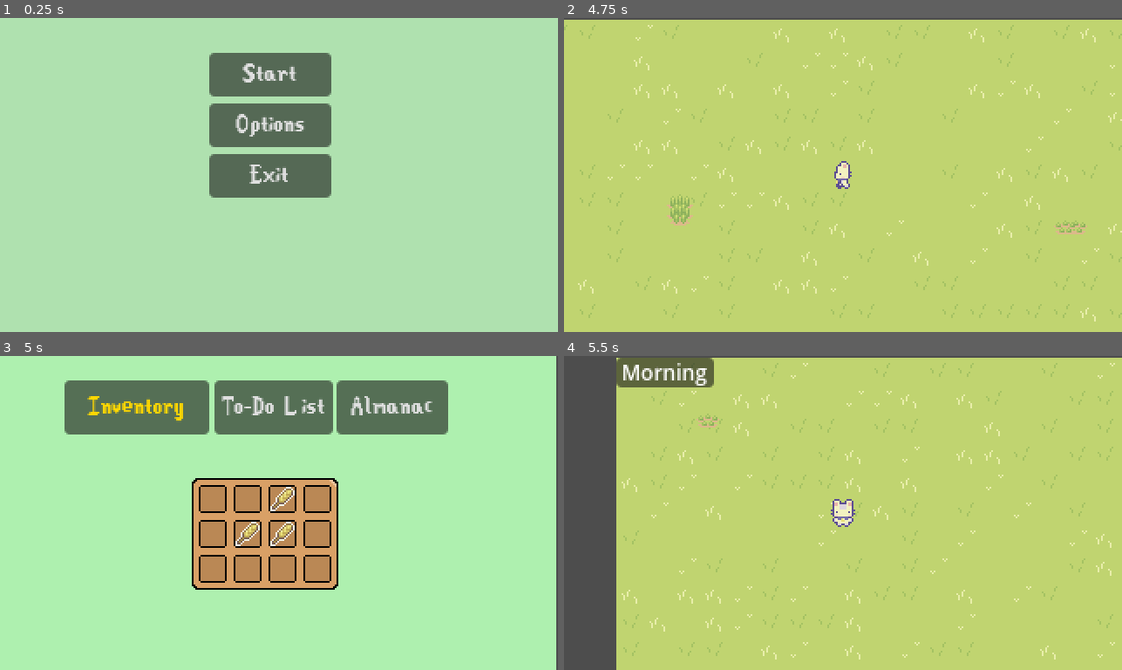
Above: before the commit, frames 1-4 (two rows, left to right).
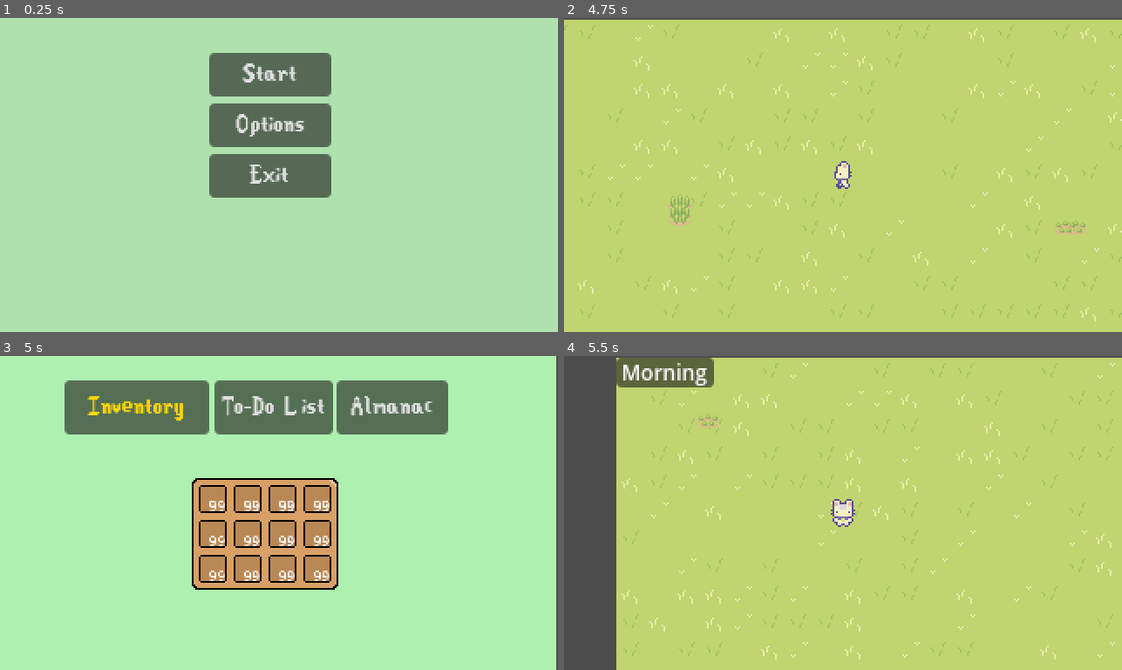
Above: after the commit, the same moments.

Repository: egd3025/everbloom
Game: Godot game, scene res://start_menu.tscn
Two runs of this game, one before a commit and one after it. Both use one fixed random seed, a clock stepped at 60 frames per second and the inputs below.
Inputs (mouse positions are in pixels of both pictures, inside the frame that each line leads up to):
- Up to frame 1 (0.25 s): no input
- Up to frame 2 (4.75 s): click "Start" at 0.5 s; move the mouse to (965, 159) at 1.27 s; hold Right (ui_right) 1.28-2.03 s; hold C (collect, bound only after the commit) 1.28-2.03 s; move the mouse to (731, 190) at 2.02 s; hold Down (ui_down) 2.03-2.78 s; click (731, 190) at 2.1 s; tap C (collect, bound only after the commit) at 2.3, 3.6 s; move the mouse to (898, 105) at 2.77 s; hold Right (ui_right) 2.78-3.53 s; hold C (collect, bound only after the commit) 2.78-3.53 s; move the mouse to (815, 237) at 3.52 s; hold Up (ui_up) 3.53-4.28 s; move the mouse to (1010, 222) at 4.27 s; hold Left (ui_left) from 4.28 s (still down); hold C (collect, bound only after the commit) from 4.28 s (still down); click (1010, 222) at 4.35 s
- Up to frame 3 (5 s): keep holding Left (ui_left); keep holding C (collect, bound only after the commit); tap I (inventory) at 4.9 s
- Up to frame 4 (5.5 s): release Left (ui_left) at 5 s; release C (collect, bound only after the commit) at 5 s; click "Inventory" at 5 s

Frames 1-2 are identical in both runs. In frame 3, 1.1% of the frame differs, in the area x 37-60%, y 41-72%; in frame 4, nothing differs.
Error after the commit: Invalid access to property or key 'items' on a base object of type 'Resource (Inv)'. (res://Inventory/Inventory_UI.gd:10)

Commit message:
added collectable wheat, inventory ui needs tweaking

Diff:
--- a/EverBloom/Inventory/Inventory_UI.gd
+++ b/EverBloom/Inventory/Inventory_UI.gd
@@ -10,7 +10,7 @@
 	for i in range(min(inv.items.size(), slots.size())):
 		slots[i].update(inv.items[i])
 
-func _input(InputEvent):
+func _input(event):
 	if Input.is_action_just_pressed("pause"):
 		if !get_tree().paused:
 			get_tree().paused = !get_tree().paused
--- a/EverBloom/Inventory/inventory_ui_slot.gd
+++ b/EverBloom/Inventory/inventory_ui_slot.gd
@@ -2,9 +2,9 @@
 
 @onready var item_visual: Sprite2D = $CenterContainer/Panel/item_display
 
-func update(item: InvItem):
-	if !item:
+func update(slot: InvSlot):
+	if !slot.item:
 		item_visual.visible = false
 	else:
 		item_visual.visible = true
-		item_visual.texture = item.texture
+		item_visual.texture = slot.item.texture
--- a/EverBloom/Inventory/inventory_ui_slot.tscn
+++ b/EverBloom/Inventory/inventory_ui_slot.tscn
@@ -28,3 +28,14 @@
 position = Vector2(-8, -8)
 texture = ExtResource("1_5qrjc")
 centered = false
+
+[node name="Label" type="Label" parent="CenterContainer/Panel"]
+custom_minimum_size = Vector2(19, 23)
+layout_mode = 0
+offset_left = -2.0
+offset_top = -2.0
+offset_right = 17.0
+offset_bottom = 21.0
+scale = Vector2(0.5, 0.5)
+text = "99"
+horizontal_alignment = 2
--- /dev/null
+++ b/EverBloom/Inventory/items/wheat_collectable.tscn
@@ -0,0 +1,8 @@
+[gd_scene load_steps=2 format=3 uid="uid://dfcylt7v54mly"]
+
+[ext_resource type="Texture2D" uid="uid://dm8o66aeo7kfk" path="res://Inventory/item_images/Wheat_Grown.png" id="1_1ma3p"]
+
+[node name="wheat_collectable" type="StaticBody2D"]
+
+[node name="Sprite2D" type="Sprite2D" parent="."]
+texture = ExtResource("1_1ma3p")
--- a/EverBloom/Inventory/player_inv.tres
+++ b/EverBloom/Inventory/player_inv.tres
@@ -1,8 +1,56 @@
-[gd_resource type="Resource" script_class="Inv" load_steps=3 format=3 uid="uid://dsa4i547iaexd"]
+[gd_resource type="Resource" script_class="Inv" load_steps=15 format=3 uid="uid://dsa4i547iaexd"]
 
-[ext_resource type="Resource" uid="uid://bov0m54vbd6lj" path="res://Inventory/items/Wheat.tres" id="1_i400t"]
+[ext_resource type="Script" path="res://inventory_slot.gd" id="2_gxq8j"]
 [ext_resource type="Script" path="res://inventory.gd" id="2_ly6no"]
+
+[sub_resource type="Resource" id="Resource_kf3cc"]
+script = ExtResource("2_gxq8j")
+amount = 0
+
+[sub_resource type="Resource" id="Resource_u078c"]
+script = ExtResource("2_gxq8j")
+amount = 0
+
+[sub_resource type="Resource" id="Resource_e3qr4"]
+script = ExtResource("2_gxq8j")
+amount = 0
+
+[sub_resource type="Resource" id="Resource_ljjsh"]
+script = ExtResource("2_gxq8j")
+amount = 0
+
+[sub_resource type="Resource" id="Resource_8jqxa"]
+script = ExtResource("2_gxq8j")
+amount = 0
+
+[sub_resource type="Resource" id="Resource_euxyi"]
+script = ExtResource("2_gxq8j")
+amount = 0
+
+[sub_resource type="Resource" id="Resource_y30qc"]
+script = ExtResource("2_gxq8j")
+amount = 0
+
+[sub_resource type="Resource" id="Resource_apiq6"]
+script = ExtResource("2_gxq8j")
+amount = 0
+
+[sub_resource type="Resource" id="Resource_dvnxm"]
+script = ExtResource("2_gxq8j")
+amount = 0
+
+[sub_resource type="Resource" id="Resource_0lac5"]
+script = ExtResource("2_gxq8j")
+amount = 0
+
+[sub_resource type="Resource" id="Resource_ky8gw"]
+script = ExtResource("2_gxq8j")
+amount = 0
+
+[sub_resource type="Resource" id="Resource_7gx4h"]
+script = ExtResource("2_gxq8j")
+amount = 0
 
 [resource]
 script = ExtResource("2_ly6no")
-items = Array[Resource("res://Inventory/inventory_item.gd")]([null, null, ExtResource("1_i400t"), null, null, ExtResource("1_i400t"), ExtResource("1_i400t"), null, null, null, null, null])
+slots = Array[ExtResource("2_gxq8j")]([SubResource("Resource_kf3cc"), SubResource("Resource_u078c"), SubResource("Resource_e3qr4"), SubResource("Resource_ljjsh"), SubResource("Resource_8jqxa"), SubResource("Resource_euxyi"), SubResource("Resource_y30qc"), SubResource("Resource_apiq6"), SubResource("Resource_dvnxm"), SubResource("Resource_0lac5"), SubResource("Resource_ky8gw"), SubResource("Resource_7gx4h")])
--- a/EverBloom/Plants/Plant.gd
+++ b/EverBloom/Plants/Plant.gd
@@ -2,6 +2,12 @@
 @onready var plant = $Sprite2D
 @onready var timer = $Timer
 var stage = 0
+var player_in_area = false
+# allows for the collectable version of the wheat to spawn in on command
+var wheat = preload("res://Inventory/items/wheat_collectable.tscn")
+
+@export var item: InvItem
+
 
 # Called when the node enters the scene tree for the first time.
 func _ready():
@@ -28,3 +34,31 @@
 func _on_timer_timeout():
 	if stage <= 5:
 		stage += 1
+
+
+
+func _input(event):
+	if Input.is_action_pressed("collect"):
+		if player_in_area and stage < 5:
+			match stage:
+				1:
+					plant.frame = 1
+		if player_in_area and stage == 5:
+			drop_wheat()
+			match stage:
+				1:
+					plant.frame = 1
+
+func _on_pickable_area_body_entered(body):
+	if body.has_method("player"):
+		player_in_area = true
+
+func _on_pickable_area_body_exited(body):
+	if body.has_method("player"):
+		player_in_area = false
+
+func drop_wheat():
+	var wheat_instance = wheat.instantiate()
+	wheat_instance.global_position = $Marker2D.global_position
+	# ^ takes the wheat collectable and puts it at the marker2d position
+	get_parent().add_child(wheat_instance)
--- a/EverBloom/Plants/Plant.tscn
+++ b/EverBloom/Plants/Plant.tscn
@@ -1,7 +1,9 @@
-[gd_scene load_steps=3 format=3 uid="uid://byhgnas87o1gb"]
+[gd_scene load_steps=4 format=3 uid="uid://byhgnas87o1gb"]
 
 [ext_resource type="Script" path="res://Plants/Plant.gd" id="1_egb8p"]
 [ext_resource type="Texture2D" uid="uid://c8a3mck1ac1vk" path="res://cup_noodle/Basic_Plants.png" id="2_rta03"]
+
+[sub_resource type="CircleShape2D" id="CircleShape2D_74do7"]
 
 [node name="Plant" type="Node2D"]
 script = ExtResource("1_egb8p")
@@ -13,4 +15,13 @@
 
 [node name="Timer" type="Timer" parent="."]
 
+[node name="pickable_area" type="Area2D" parent="."]
+
+[node name="CollisionShape2D" type="CollisionShape2D" parent="pickable_area"]
+shape = SubResource("CircleShape2D_74do7")
+
+[node name="Marker2D" type="Marker2D" parent="."]
+
 [connection signal="timeout" from="Timer" to="." method="_on_timer_timeout"]
+[connection signal="body_entered" from="pickable_area" to="." method="_on_pickable_area_body_entered"]
+[connection signal="body_exited" from="pickable_area" to="." method="_on_pickable_area_body_exited"]
--- a/EverBloom/Player/Player.gd
+++ b/EverBloom/Player/Player.gd
@@ -74,3 +74,10 @@
 			anim.play("back_walk")
 		elif movement == 0:
 			anim.play("back_idle")
+
+
+func collect(item):
+	inv.insert(item)
+
+func player():
+	pass # allows to detect when player is in range of collecting a plant
--- a/EverBloom/inventory.gd
+++ b/EverBloom/inventory.gd
@@ -2,4 +2,7 @@
 
 class_name Inv
 
-@export var items: Array[InvItem]
+@export var slots: Array[InvSlot]
+
+func insert(item: InvItem):
+	pass
--- /dev/null
+++ b/EverBloom/inventory_slot.gd
@@ -0,0 +1,6 @@
+extends Resource
+
+class_name InvSlot
+
+@export var item: InvItem
+@export var amount: int
--- a/EverBloom/project.godot
+++ b/EverBloom/project.godot
@@ -40,6 +40,11 @@
 "events": [Object(InputEventKey,"resource_local_to_scene":false,"resource_name":"","device":-1,"window_id":0,"alt_pressed":false,"shift_pressed":false,"ctrl_pressed":false,"meta_pressed":false,"pressed":false,"keycode":0,"physical_keycode":73,"key_label":0,"unicode":105,"echo":false,"script":null)
 ]
 }
+collect={
+"deadzone": 0.5,
+"events": [Object(InputEventKey,"resource_local_to_scene":false,"resource_name":"","device":-1,"window_id":0,"alt_pressed":false,"shift_pressed":false,"ctrl_pressed":false,"meta_pressed":false,"pressed":false,"keycode":0,"physical_keycode":67,"key_label":0,"unicode":99,"echo":false,"script":null)
+]
+}
 
 [rendering]
 
